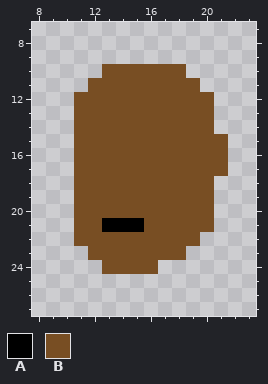
Two states of a pixel-art sprite, layers/skin/dark#100.png. This is how it looked before the edit.
The file is 32x32 pixels. Colours within 5 levels of each other are drawn and written as one. Shown: x 8..23, y 7..27.
Palette (. is transparent): A #000000  B #784e23
Pixels before, first column x 11:
10 ..BBBBBB...
11 .BBBBBBBB..
12 BBBBBBBBBB.
13 BBBBBBBBBB.
14 BBBBBBBBBB.
15 BBBBBBBBBBB
16 BBBBBBBBBBB
17 BBBBBBBBBBB
18 BBBBBBBBBB.
19 BBBBBBBBBB.
20 BBBBBBBBBB.
21 BBAAABBBBB.
22 BBBBBBBBB..
23 .BBBBBBB...
24 ..BBBB.....
After the commit:
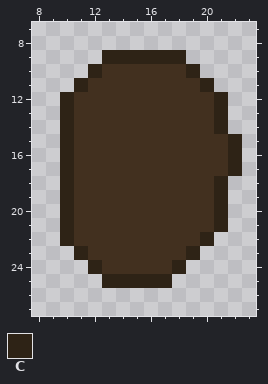
Colours new in this view: C #2e2316
The edit:
Colour B changes from #784e23 to #42301f.
The edit adds colour B in row 24 at x 17.
Colour A gives way to colour B in row 21 at x 13 to 15.
The edit adds colour C in row 9 at x 13 to 18; in row 10 at x 12 and 19; in row 11 at x 11 and 20; in rows 12 to 14 at x 10 and 21; in rows 15 to 17 at x 10 and 22; in rows 18 to 21 at x 10 and 21.
The edit adds colour C in row 22 at x 10 and 20; in row 23 at x 11 and 19; in row 24 at x 12 and 18; in row 25 at x 13 to 17.
Where, in picture pixels (left, top, right, bottom), the same in both pictures:
changed: (60, 50, 242, 288)
